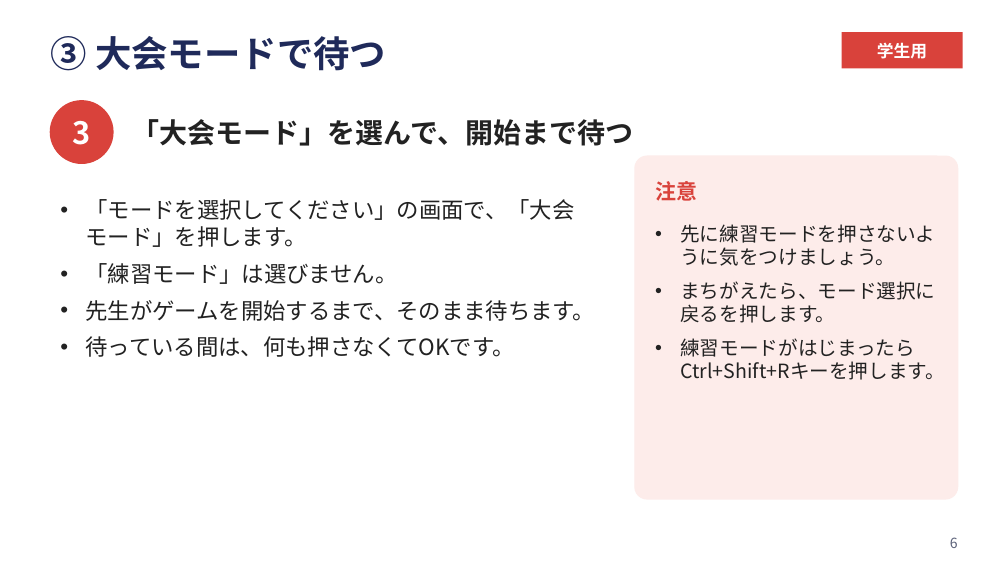
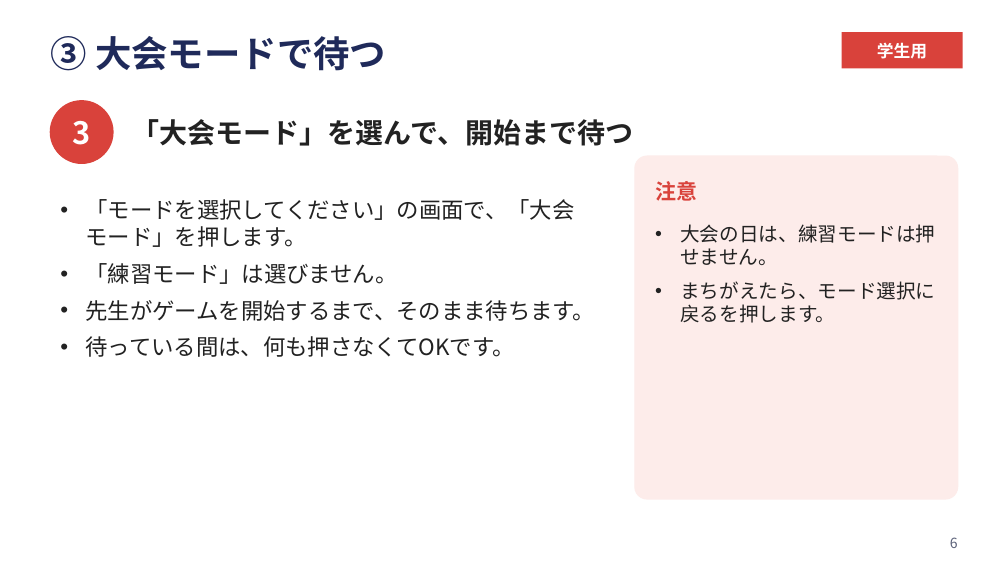
Before and after one commit to watanabekou0708-bot/e-karuta, a slide deck: slide 6 of 手順書/当日手順書_学生用.pptx. Drawn at 1008x567 pixels with LibreOffice and Linux fonts; fonts in the diff are those of the drawing. Boxes give left, top, right and bottom in pixels: in the first picture for what was removed or moved away, otherwise in the second. Text is boxed around its words. In the diff, an @@ line names an element or a change of style, - is before the commit and + after.

```diff
--- a/手順書/当日手順書_学生用.pptx
+++ b/手順書/当日手順書_学生用.pptx
@@ text at (x1=680, y1=224, x2=935, y2=265): text changed @@
-• 先に練習モードを押さないように気をつけましょう。
+• 大会の日は、練習モードは押せません。
@@ text at (x1=680, y1=338, x2=945, y2=380): paragraph removed @@
-• 練習モードがはじまったらCtrl+Shift+Rキーを押します。
```
Also in this commit, not shown: 10 other files.
